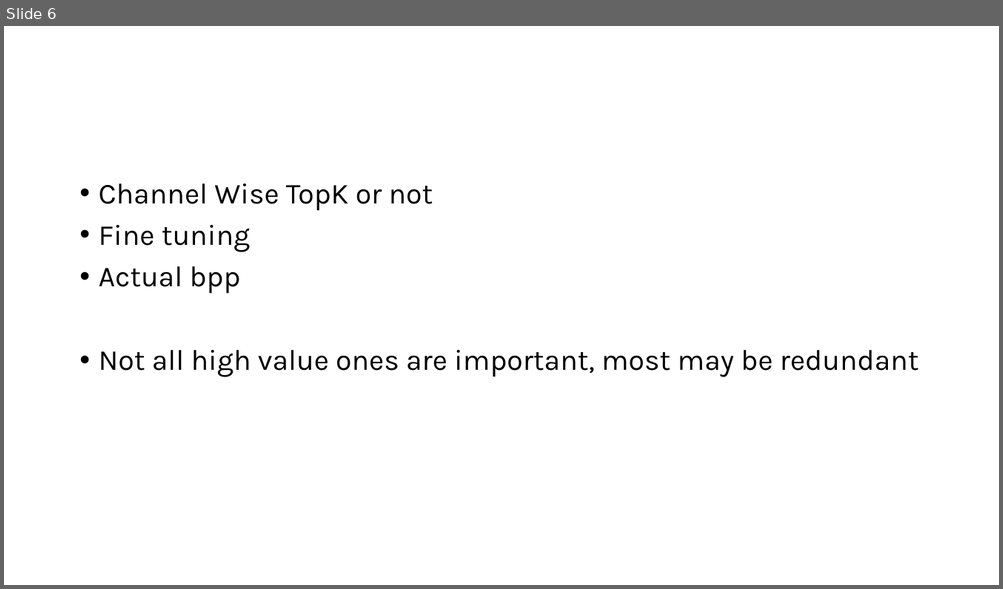
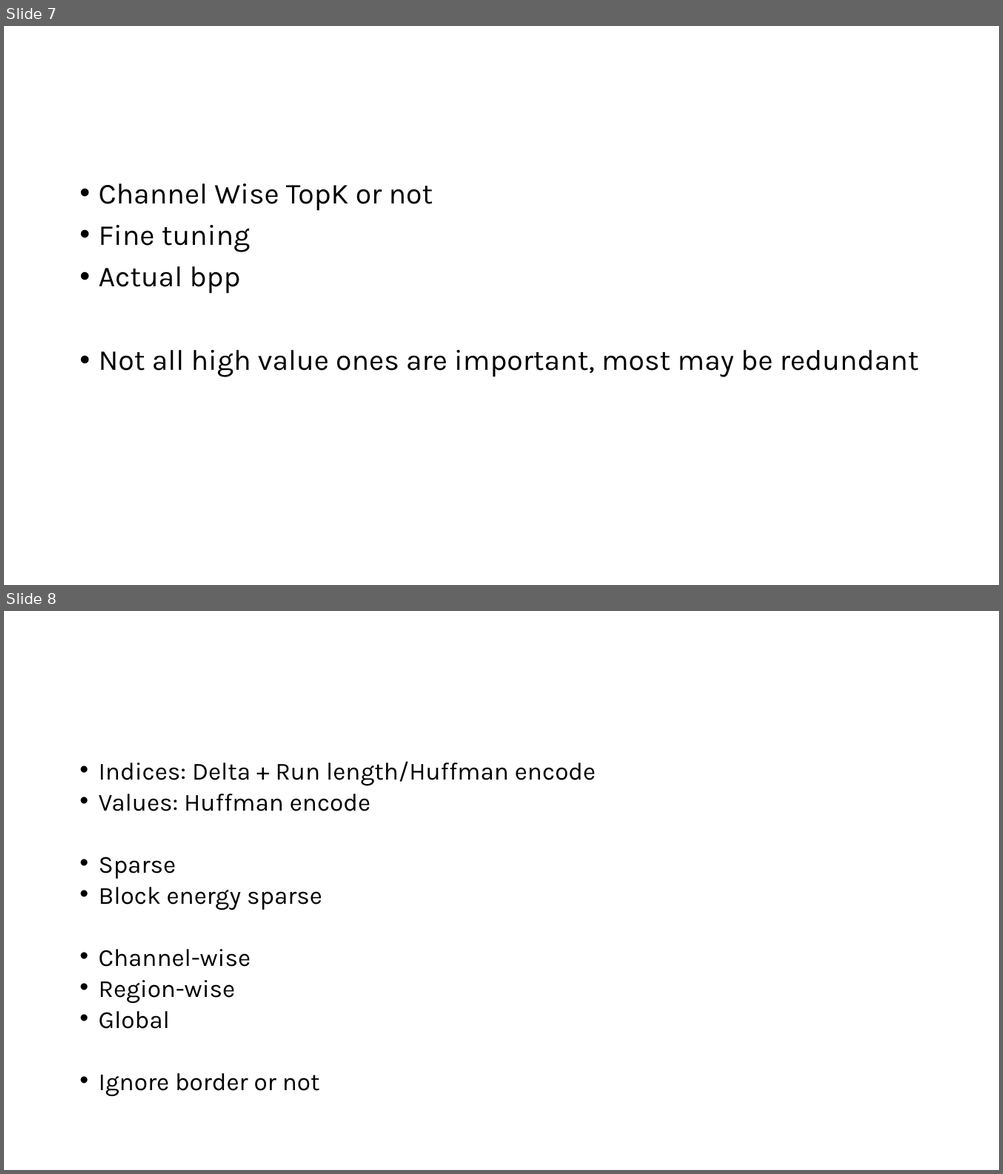
Before and after one commit to joeyuping/video-processing-final-project, a slide deck: Joe -ideas.pptx. Shown one above the other, each under a label of ours: slide 6 before the commit, slides 7 and 8 after it. The pictures are 1003x589 and 1003x1174 pixels, drawn with LibreOffice and Linux fonts; fonts in the diff are those of the drawing. Boxes give left, top, right and bottom in pixels: in the first picture for what was removed or moved away, otherwise in the second. Text is boxed around its words. In the diff, an @@ line names an element or a change of style, - is before the commit and + after.

Commit message:
updated blocksparse and results

```diff
--- a/Joe -ideas.pptx
+++ b/Joe -ideas.pptx
@@ slide 8 added at bbox=[4, 611, 999, 1170], background #FFFFFF @@
@@ text added at bbox=[99, 761, 595, 1096], 23.8 pt, text #000000 @@
+• Indices: Delta + Run length/Huffman encode
+• Values: Huffman encode
+• Sparse
+• Block energy sparse
+• Channel-wise
+• Region-wise
+• Global
+• Ignore border or not
@@ what was slide 6 is now slide 7 @@
```
Also in this commit, not shown: 21 other slides added, 44 other files.
